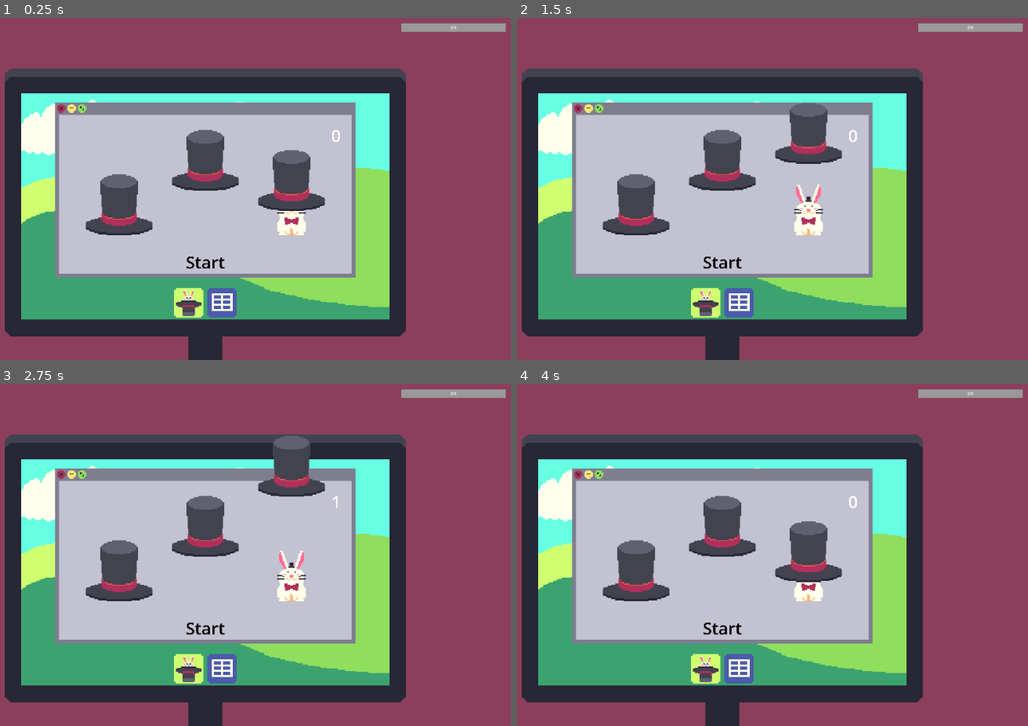
Above: before the commit, frames 1-4 (two rows, left to right).
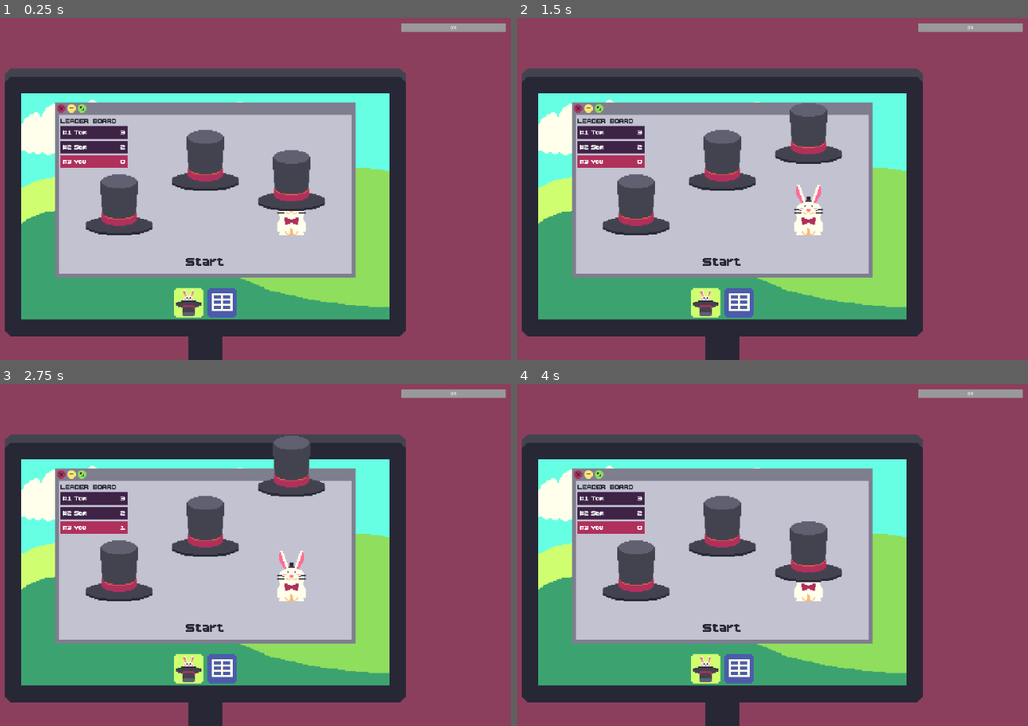
Above: after the commit, the same moments.

Repository: vazor222/MakersMartGameInADay2026PlayDontWork
Game: Godot game, scene res://magic.tscn
Same seed, same stepped clock (60 frames per second), same inputs: the game is played once before the commit and once after it.
Inputs (mouse positions are in pixels of both pictures, inside the frame that each line leads up to):
- Up to frame 1 (0.25 s): no input
- Up to frame 2 (1.5 s): tap Enter (ui_accept) at 0.5, 0.77 s; move the mouse to (736, 301) at 0.52 s; click (736, 301) at 0.6 s; move the mouse to (706, 301) at 1.27 s; click (706, 301) at 1.35 s
- Up to frame 3 (2.75 s): tap Enter (ui_accept) at 1.52 s; move the mouse to (117, 568) at 2.02 s; click (117, 568) at 2.1 s
- Up to frame 4 (4 s): move the mouse to (721, 524) at 2.77 s; click (721, 524) at 2.85 s; tap Enter (ui_accept) at 3.02, 3.77 s; move the mouse to (808, 568) at 3.52 s; click (808, 568) at 3.6 s

The runs differ from the first frame. In frame 1, 1.8% of the frame differs, in the area x 11-67%, y 29-74%; in frame 2, 1.8%; in frame 3, 1.8%; in frame 4, 1.8%.

Commit message:
added leaderboard

Diff:
--- /dev/null
+++ b/MagicMiniGamePrototype/PointsPanel.gd
@@ -0,0 +1,37 @@
+extends PanelContainer
+class_name PointsPanel
+@export var p_name:= "You"
+@export var start_score:=0
+var score:= 0
+
+@onready var rank_label = %RankLabel
+@onready var name_label = %NameLabel
+@onready var score_label = %ScoreLabel
+
+
+# Called when the node enters the scene tree for the first time.
+func _ready():
+	name_label.text = p_name
+	add_points(start_score)
+	if p_name == "You":
+		# 1. Get the stylebox and make it unique (important!)
+		var style_box = get_theme_stylebox("panel").duplicate() as StyleBoxFlat
+
+		# 2. Modify the color
+		style_box.bg_color = Color("#b0305c") # Set to Red
+
+		# 3. Apply the override
+		add_theme_stylebox_override("panel", style_box)
+		#bg_color = Color('#000000')
+	pass # Replace with function body.
+
+# Called every frame. 'delta' is the elapsed time since the previous frame.
+func _process(delta):
+	pass
+
+func add_points(p):
+	score += p
+	score_label.text = str(score)
+
+func update_rank(num):
+	rank_label.text = "#" + str(num)
--- a/MagicMiniGamePrototype/magic.tscn
+++ b/MagicMiniGamePrototype/magic.tscn
@@ -12,6 +12,8 @@
 [ext_resource type="Texture2D" uid="uid://64k0vf3pcku3" path="res://assets/work-icon-Sheet.png" id="5_uxvt8"]
 [ext_resource type="Script" path="res://SheetAreaIcon.gd" id="7_sillh"]
 [ext_resource type="Texture2D" uid="uid://h0unjs3tpnps" path="res://assets/layout-template.png" id="8_s3f75"]
+[ext_resource type="FontFile" uid="uid://bo5a45h3ba20e" path="res://assets/BoldPixels.ttf" id="11_ahjlb"]
+[ext_resource type="PackedScene" uid="uid://by44ikb2eqnlc" path="res://points_panel.tscn" id="11_o7cy3"]
 
 [sub_resource type="Animation" id="Animation_kx2au"]
 resource_name = "walk"
@@ -51,8 +53,9 @@
 size = Vector2(128, 128)
 
 [sub_resource type="LabelSettings" id="LabelSettings_hhxhj"]
+font = ExtResource("11_ahjlb")
 font_size = 64
-font_color = Color(0, 0, 0, 1)
+font_color = Color(0.152941, 0.152941, 0.211765, 1)
 
 [sub_resource type="RectangleShape2D" id="RectangleShape2D_nchso"]
 size = Vector2(200, 80)
@@ -194,6 +197,63 @@
 position = Vector2(330, 170)
 index = 2
 
+[node name="Control" type="Control" parent="HatGame"]
+layout_mode = 3
+anchors_preset = 15
+anchor_right = 1.0
+anchor_bottom = 1.0
+offset_left = -576.0
+offset_top = -211.0
+offset_right = 576.0
+offset_bottom = 461.0
+grow_horizontal = 2
+grow_vertical = 2
+mouse_filter = 1
+
+[node name="MarginContainer" type="MarginContainer" parent="HatGame/Control"]
+layout_mode = 1
+anchors_preset = 15
+anchor_right = 1.0
+anchor_bottom = 1.0
+grow_horizontal = 2
+grow_vertical = 2
+theme_override_constants/margin_left = 22
+theme_override_constants/margin_top = 56
+
+[node name="HBoxContainer" type="HBoxContainer" parent="HatGame/Control/MarginContainer"]
+layout_mode = 2
+
+[node name="VBoxContainer" type="VBoxContainer" parent="HatGame/Control/MarginContainer/HBoxContainer"]
+layout_mode = 2
+
+[node name="Label" type="Label" parent="HatGame/Control/MarginContainer/HBoxContainer/VBoxContainer"]
+layout_mode = 2
+theme_override_colors/font_color = Color(0.152941, 0.152941, 0.211765, 1)
+theme_override_fonts/font = ExtResource("11_ahjlb")
+theme_override_font_sizes/font_size = 32
+text = "LEADER BOARD"
+
+[node name="PointsPanelsVBox" type="VBoxContainer" parent="HatGame/Control/MarginContainer/HBoxContainer/VBoxContainer"]
+unique_name_in_owner = true
+layout_mode = 2
+theme_override_constants/separation = 8
+
+[node name="PlayerPointsPanel" parent="HatGame/Control/MarginContainer/HBoxContainer/VBoxContainer/PointsPanelsVBox" instance=ExtResource("11_o7cy3")]
+unique_name_in_owner = true
+layout_mode = 2
+
+[node name="RivalPointsPanelA" parent="HatGame/Control/MarginContainer/HBoxContainer/VBoxContainer/PointsPanelsVBox" instance=ExtResource("11_o7cy3")]
+unique_name_in_owner = true
+layout_mode = 2
+p_name = "Tom"
+start_score = 3
+
+[node name="RivalPointsPanelB" parent="HatGame/Control/MarginContainer/HBoxContainer/VBoxContainer/PointsPanelsVBox" instance=ExtResource("11_o7cy3")]
+unique_name_in_owner = true
+layout_mode = 2
+p_name = "Sam"
+start_score = 2
+
 [node name="StartButtonNode2D" type="Node2D" parent="HatGame"]
 position = Vector2(0, 400)
 
@@ -213,15 +273,6 @@
 
 [node name="CollisionShape2D" type="CollisionShape2D" parent="HatGame/StartButtonNode2D/Area2D"]
 shape = SubResource("RectangleShape2D_nchso")
-
-[node name="ScoreLabel" type="Label" parent="HatGame"]
-offset_left = 445.0
-offset_top = -128.0
-offset_right = 519.0
-offset_bottom = -40.0
-theme_override_font_sizes/font_size = 64
-text = "0"
-horizontal_alignment = 2
 
 [node name="Camera2D" type="Camera2D" parent="."]
 zoom = Vector2(0.4, 0.4)
@@ -256,9 +307,20 @@
 grow_vertical = 2
 theme_override_colors/font_outline_color = Color(0, 0, 0, 1)
 theme_override_constants/outline_size = 16
-theme_override_font_sizes/font_size = 64
+theme_override_fonts/font = ExtResource("11_ahjlb")
+theme_override_font_sizes/font_size = 128
 text = "YOU'RE FIRED!!"
 horizontal_alignment = 1
 
+[node name="RivalTimerA" type="Timer" parent="."]
+wait_time = 6.0
+autostart = true
+
+[node name="RivalTimerB" type="Timer" parent="."]
+wait_time = 7.0
+autostart = true
+
 [connection signal="screen_entered" from="BossSprite/VisibleOnScreenNotifier2D" to="." method="_on_visible_on_screen_notifier_2d_screen_entered"]
 [connection signal="screen_exited" from="BossSprite/VisibleOnScreenNotifier2D" to="." method="_on_visible_on_screen_notifier_2d_screen_exited"]
+[connection signal="timeout" from="RivalTimerA" to="." method="_on_rival_timer_a_timeout"]
+[connection signal="timeout" from="RivalTimerB" to="." method="_on_rival_timer_b_timeout"]
--- a/MagicMiniGamePrototype/magicOffice.gd
+++ b/MagicMiniGamePrototype/magicOffice.gd
@@ -2,18 +2,20 @@
 @onready var game_window = $Node2D/GameWindow
 @onready var hat_game = $HatGame
 @onready var worksheet_window = $Node2D/WorksheetWindow
-@onready var score_label = $HatGame/ScoreLabel
 @onready var progress_bar = $ProgressBar
 @onready var lose_label = $LoseLabel
+@onready var player_points_panel = %PlayerPointsPanel
+@onready var rival_points_panel_a = %RivalPointsPanelA
+@onready var rival_points_panel_b = %RivalPointsPanelB
+@onready var points_panels_v_box = %PointsPanelsVBox
 
-
-var score = 0
 var suspicion = 0
 var boss_on_screen = false
 var playing_game = true
 
 # Called when the node enters the scene tree for the first time.
 func _ready():
+	sort_scores()
 	pass # Replace with function body.
 
 
@@ -22,16 +24,9 @@
 	if Input.is_action_just_pressed("ui_accept"):
 		get_tree().reload_current_scene()
 	if boss_on_screen and playing_game:
-		suspicion += delta * 30
+		add_suspicion(delta * 30)
 	else:
-		suspicion -= delta * 10
-	if suspicion < 0:
-		suspicion = 0
-	elif suspicion > 100:
-		suspicion = 100
-		print("you LOOSE")
-		lose_label.show()
-	progress_bar.value = suspicion
+		add_suspicion(-delta * 5)
 	pass
 
 func show_game():
@@ -48,10 +43,30 @@
 	game_window.hide()
 	hat_game.hide()
 
+func add_suspicion(amount):
+	suspicion += amount
+	if suspicion < 0:
+		suspicion = 0
+	elif suspicion > progress_bar.max_value:
+		suspicion = progress_bar.max_value
+		print("you LOOSE")
+		lose_label.show()
+	progress_bar.value = suspicion
+
 func add_score(amount):
-	score += amount
-	score_label.text = str(score)
+	player_points_panel.add_points(amount)
+	sort_scores()
 
+func add_rival_score(target, points):
+	target.add_points(points)
+	sort_scores()
+
+func sort_scores():
+	var panels = points_panels_v_box.get_children()
+	panels.sort_custom(func(a, b): return a.score > b.score)
+	for i in panels.size():
+		points_panels_v_box.move_child(panels[i], i)
+		panels[i].update_rank(i + 1)
 
 func _on_visible_on_screen_notifier_2d_screen_entered():
 	boss_on_screen = true
@@ -81,5 +96,16 @@
 		add_score(1)
 	elif index == 2 && rightMoveCount == highestMoveCount:
 		add_score(1)
+	pass
 
-	pass
+
+func _on_rival_timer_a_timeout():
+	print('TIMEOUTA')
+	add_rival_score(rival_points_panel_a, 1)
+	pass # Replace with function body.
+
+
+func _on_rival_timer_b_timeout():
+	print('TIMEOUTB')
+	add_rival_score(rival_points_panel_b, 1)
+	pass # Replace with function body.
--- /dev/null
+++ b/MagicMiniGamePrototype/points_panel.tscn
@@ -0,0 +1,50 @@
+[gd_scene load_steps=4 format=3 uid="uid://by44ikb2eqnlc"]
+
+[ext_resource type="Script" path="res://PointsPanel.gd" id="1_yy1nd"]
+[ext_resource type="FontFile" uid="uid://bo5a45h3ba20e" path="res://assets/BoldPixels.ttf" id="2_87ypi"]
+
+[sub_resource type="StyleBoxFlat" id="StyleBoxFlat_5clv4"]
+bg_color = Color(0.243137, 0.137255, 0.278431, 1)
+border_color = Color(1, 1, 0.921569, 1)
+
+[node name="PointsPanel" type="PanelContainer"]
+custom_minimum_size = Vector2(256, 2.08165e-12)
+theme_override_styles/panel = SubResource("StyleBoxFlat_5clv4")
+script = ExtResource("1_yy1nd")
+
+[node name="MarginContainer" type="MarginContainer" parent="."]
+layout_mode = 2
+theme_override_constants/margin_left = 8
+theme_override_constants/margin_top = 8
+theme_override_constants/margin_right = 8
+theme_override_constants/margin_bottom = 8
+
+[node name="HBoxContainer" type="HBoxContainer" parent="MarginContainer"]
+layout_mode = 2
+theme_override_constants/separation = 8
+
+[node name="RankLabel" type="Label" parent="MarginContainer/HBoxContainer"]
+unique_name_in_owner = true
+layout_mode = 2
+theme_override_fonts/font = ExtResource("2_87ypi")
+theme_override_font_sizes/font_size = 32
+text = "#1"
+
+[node name="NameLabel" type="Label" parent="MarginContainer/HBoxContainer"]
+unique_name_in_owner = true
+layout_mode = 2
+size_flags_horizontal = 3
+theme_override_fonts/font = ExtResource("2_87ypi")
+theme_override_font_sizes/font_size = 32
+text = "You: "
+
+[node name="ScoreLabel" type="Label" parent="MarginContainer/HBoxContainer"]
+unique_name_in_owner = true
+layout_mode = 2
+size_flags_horizontal = 0
+size_flags_vertical = 0
+theme_override_fonts/font = ExtResource("2_87ypi")
+theme_override_font_sizes/font_size = 32
+text = "0
+"
+horizontal_alignment = 2
Binary file added: MagicMiniGamePrototype/assets/BoldPixels.ttf
Not shown, added: MagicMiniGamePrototype/assets/BoldPixels.ttf.import
Not shown: 1 places in MagicMiniGamePrototype/magic.tscn that only renumber resources
